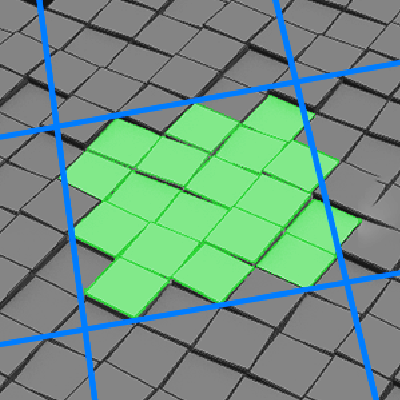
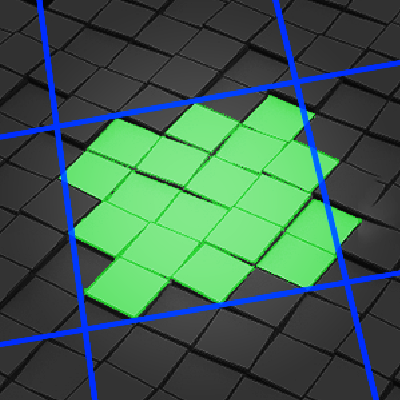
The second 400×400 image is a revision of the first. Changes to its layers:
added layer "Gradient Fill 1" (overlay, 41%) in group "TEXT" over (x1=0, y1=0, x2=400, y2=400)
added layer "Color Fill 3" (overlay, 39%) in group "TEXT" over (x1=0, y1=0, x2=400, y2=400)
